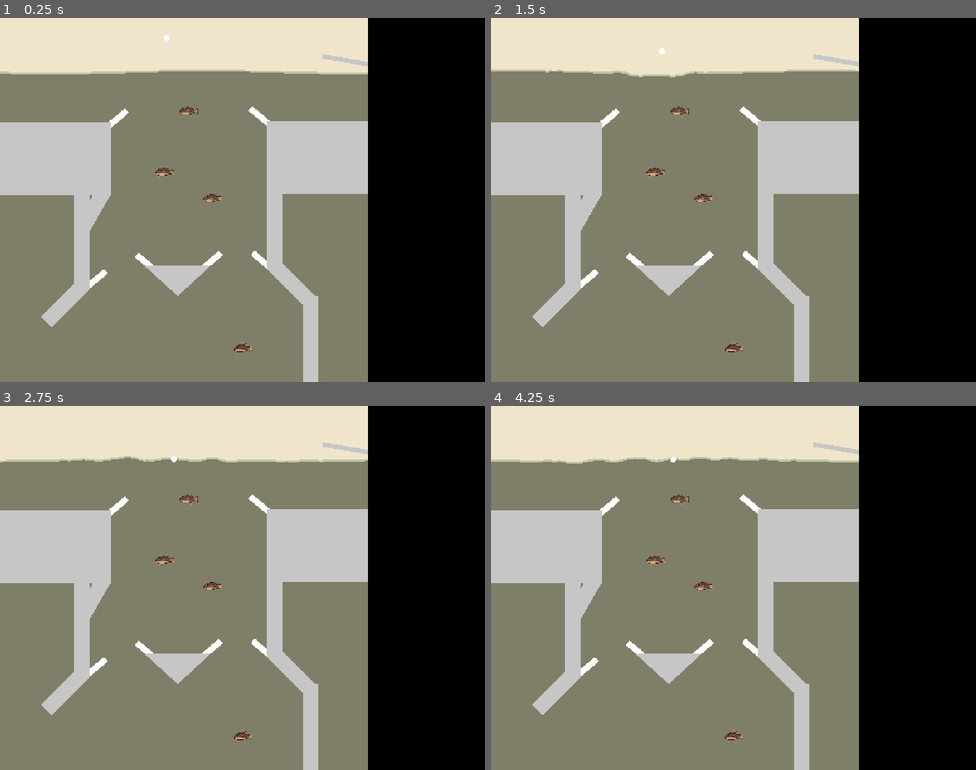
Above: before the commit, frames 1-4 (two rows, left to right).
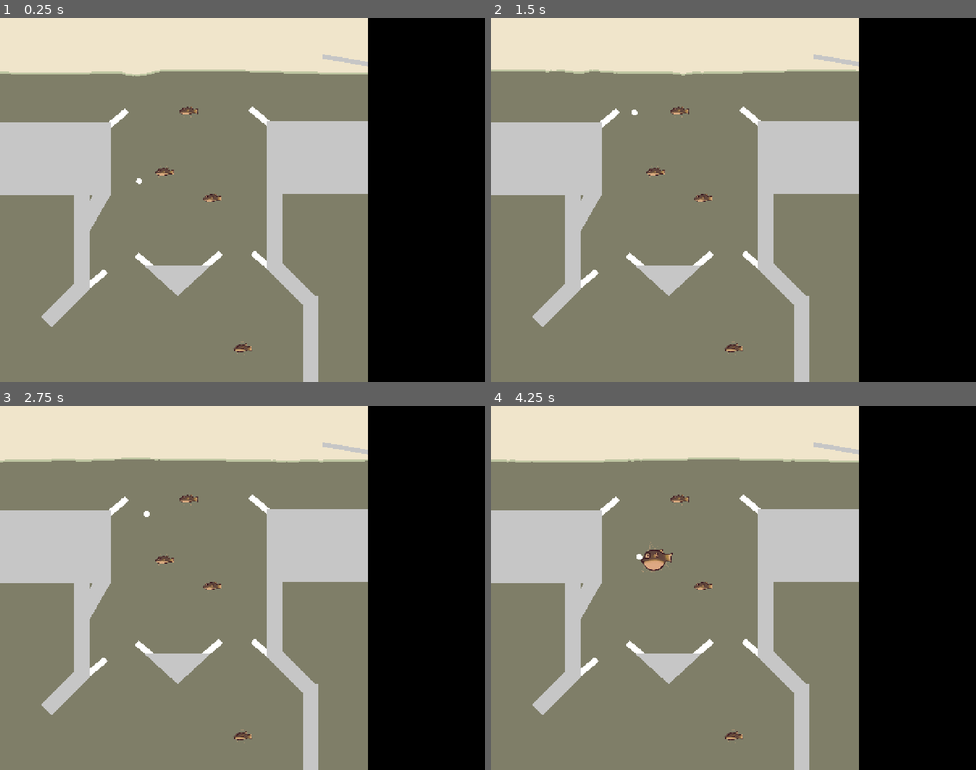
Above: after the commit, the same moments.

Repository: AlexSabetti/pinballgamedanglingpointers
Game: Godot game, scene res://Scenes/Levels/dev_level.tscn
Same seed, same stepped clock (60 frames per second), same inputs: the game is played once before the commit and once after it.
Inputs (mouse positions are in pixels of both pictures, inside the frame that each line leads up to):
- Up to frame 1 (0.25 s): no input
- Up to frame 2 (1.5 s): tap Enter (ui_accept) at 0.5, 0.77, 1.25 s; move the mouse to (840, 181) at 0.52 s; hold D (move_right) 0.53-1.28 s; move the mouse to (636, 218) at 1.27 s; hold A (move_left) from 1.28 s (still down)
- Up to frame 3 (2.75 s): tap Enter (ui_accept) at 1.52, 2 s; move the mouse to (291, 507) at 2.02 s; release A (move_left) at 2.03 s; hold D (move_right) from 2.03 s (still down)
- Up to frame 4 (4.25 s): move the mouse to (709, 660) at 2.77 s; tap Enter (ui_accept) at 3.02, 3.5, 3.77 s; move the mouse to (879, 642) at 3.52 s; release D (move_right) at 3.53 s; hold A (move_left) from 3.53 s (still down)

The runs differ from the first frame. In frame 1, 0.1% of the frame differs, in the area x 25-35%, y 4-46%; in frame 2, 0.3%; in frame 3, 0.2%; in frame 4, 0.5%, in the area x 3-63%, y 14-46%.

Commit message:
A bit better, but still not working

Diff:
--- a/Scenes/Levels/dev_level.tscn
+++ b/Scenes/Levels/dev_level.tscn
@@ -131,7 +131,8 @@
 position = Vector2(494, 247)
 
 [node name="Ball" parent="Entities" instance=ExtResource("7_ef5lw")]
-position = Vector2(439, 26)
+position = Vector2(367, 453)
+def_mass = 1.0
 
 [node name="Geometry" type="Node2D" parent="."]
 position = Vector2(0, 1)
--- a/Scripts/Ball.gd
+++ b/Scripts/Ball.gd
@@ -24,6 +24,7 @@
 		print("Volume: " + str(volume))
 	if density == null or density == 0:
 		density = def_mass / volume
+	mass = def_mass
 
 func launch_downwards(vel: Vector2):
 	linear_velocity = vel
@@ -55,14 +56,12 @@
 	if in_water:
 		print("y pos: " + str(global_position.y))
 		print(minf((global_position.y + def_radius) - cur_water_level, 2 * def_radius))
-		var aprox_submerged = global_position.y + def_radius - cur_water_level
+		var aprox_submerged = global_position.y - cur_water_level
 		if(aprox_submerged < 0):
 			aprox_submerged = 0
-		elif aprox_submerged > 2 * def_radius:
-			aprox_submerged = 2 * def_radius
 		print("submerged by: " + str(aprox_submerged))
 		print("volume: " + str(volume))
-		var buoyant_force =  (Global.water_density * aprox_submerged * Global.standard_gravity) - (density * volume * Global.standard_gravity)
+		var buoyant_force =  (Global.water_density * aprox_submerged * Global.standard_gravity)
 		state.apply_central_force(Vector2(0, buoyant_force))
 		print("Buoyant Force: " + str(buoyant_force))
 
--- a/Scripts/Global.gd
+++ b/Scripts/Global.gd
@@ -3,4 +3,4 @@
 # global ref to GameLogic
 var gameLogic: GameLogic
 var standard_gravity: float = -9.8
-var water_density: float = 300.0
+var water_density: float = 1.0
